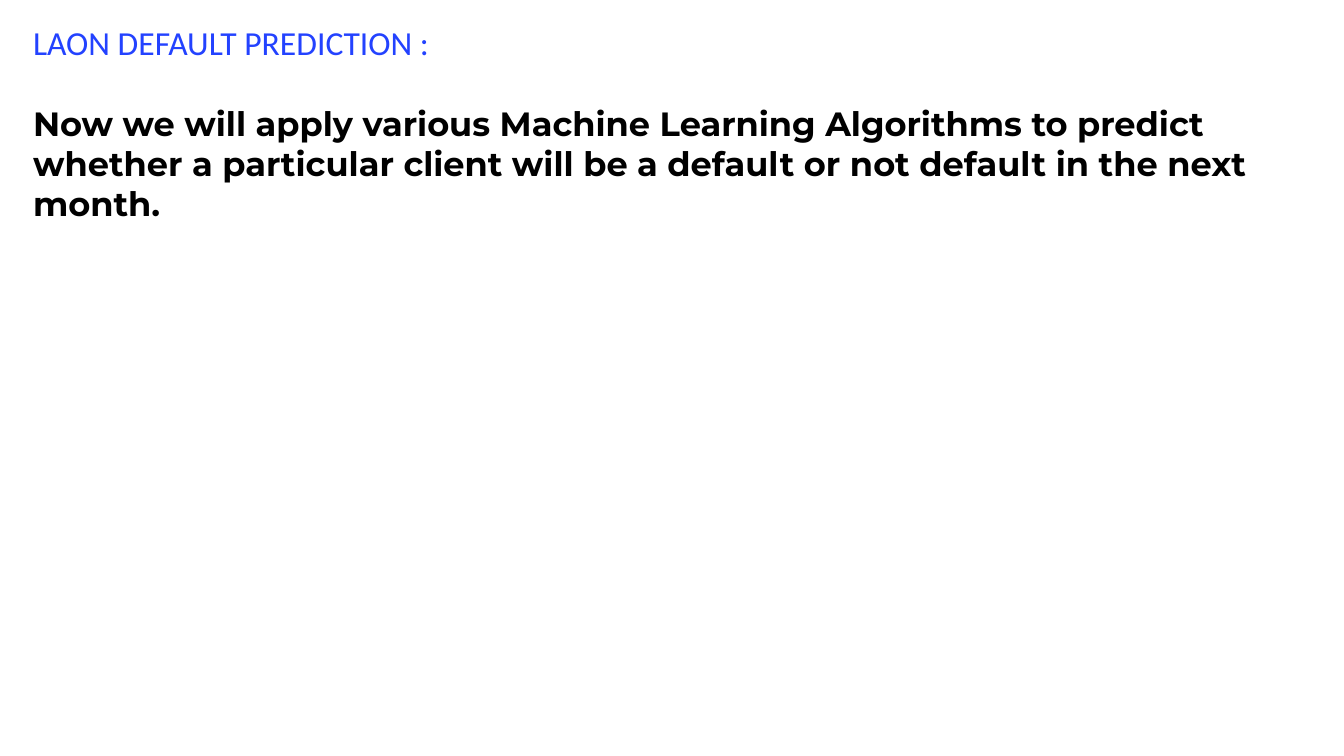
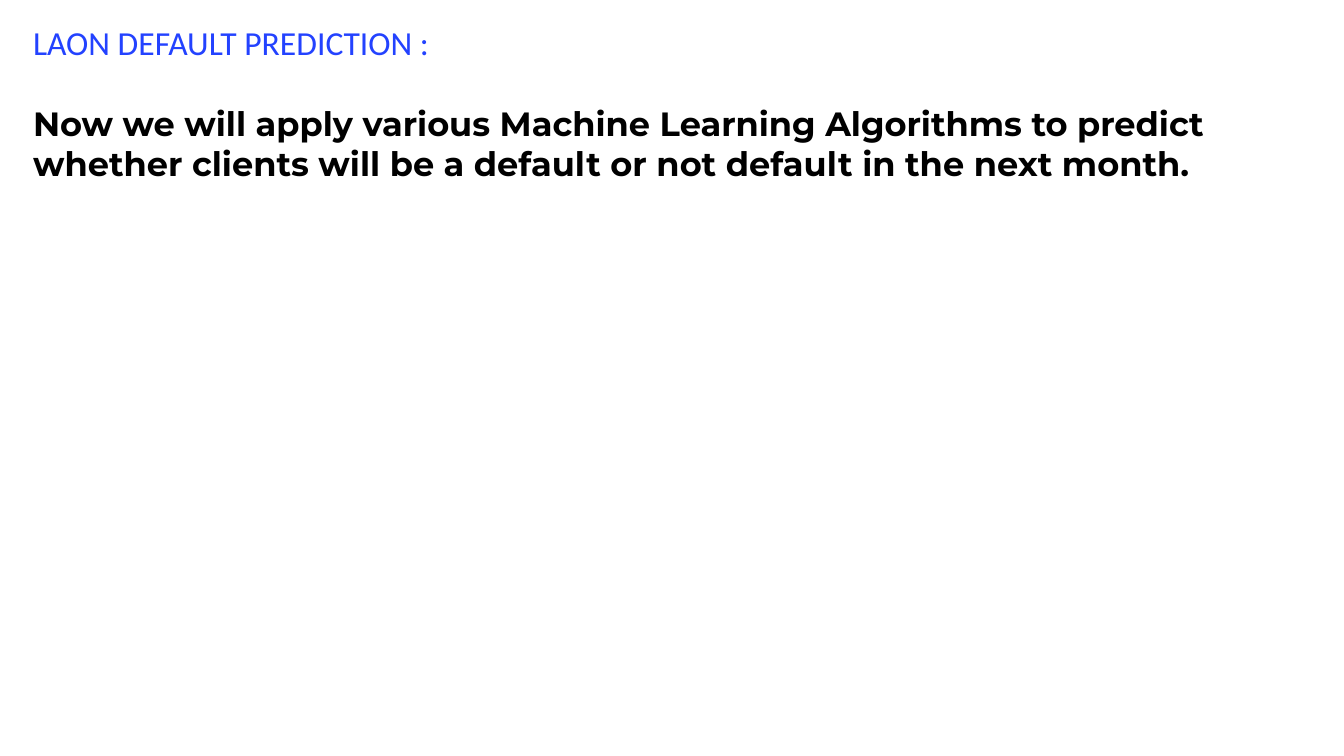
Before and after one commit to dsdata2000/springboard, a slide deck: slide 20 of default_credit_card_client_.pptx (slide 17 before the commit). Drawn at 1344x756 pixels with LibreOffice and Linux fonts; fonts in the diff are those of the drawing. Boxes give left, top, right and bottom in pixels: in the first picture for what was removed or moved away, otherwise in the second. Text is boxed around its words. In the diff, an @@ line names an element or a change of style, - is before the commit and + after.

Commit message:
updated

```diff
--- a/default_credit_card_client_.pptx
+++ b/default_credit_card_client_.pptx
@@ text at <box>33,109,1204,177</box>: text changed @@
-Now we will apply various Machine Learning Algorithms to predict whether a particular client will be a default or not default in the next month.
+Now we will apply various Machine Learning Algorithms to predict whether clients will be a default or not default in the next month.
```
Also in this commit, not shown: 3 slides added.
